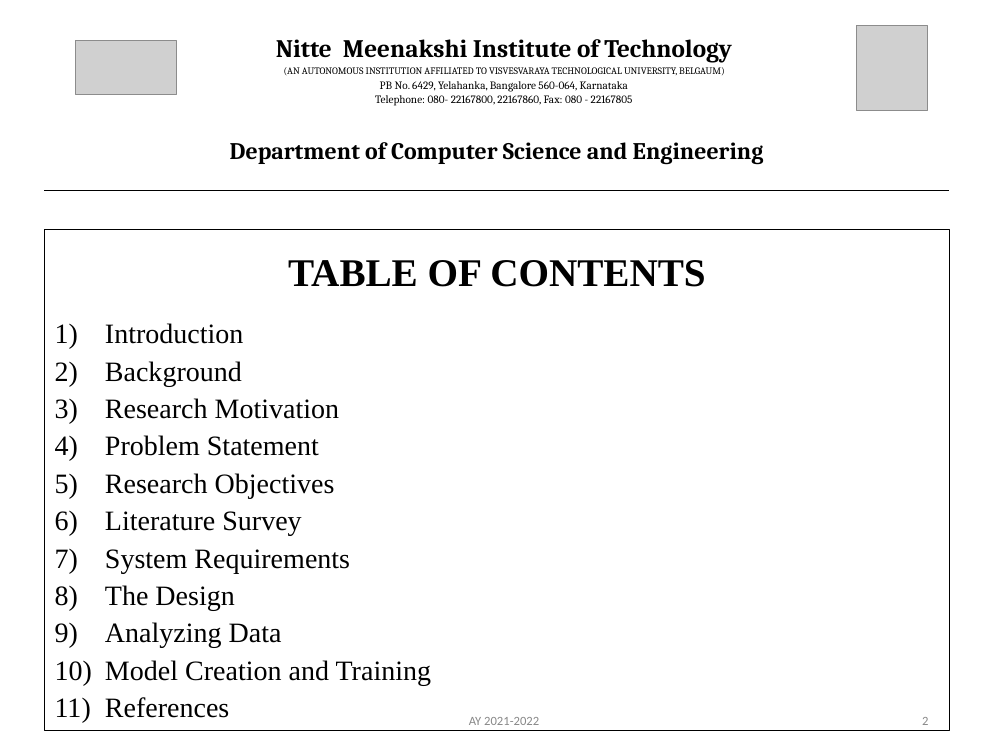
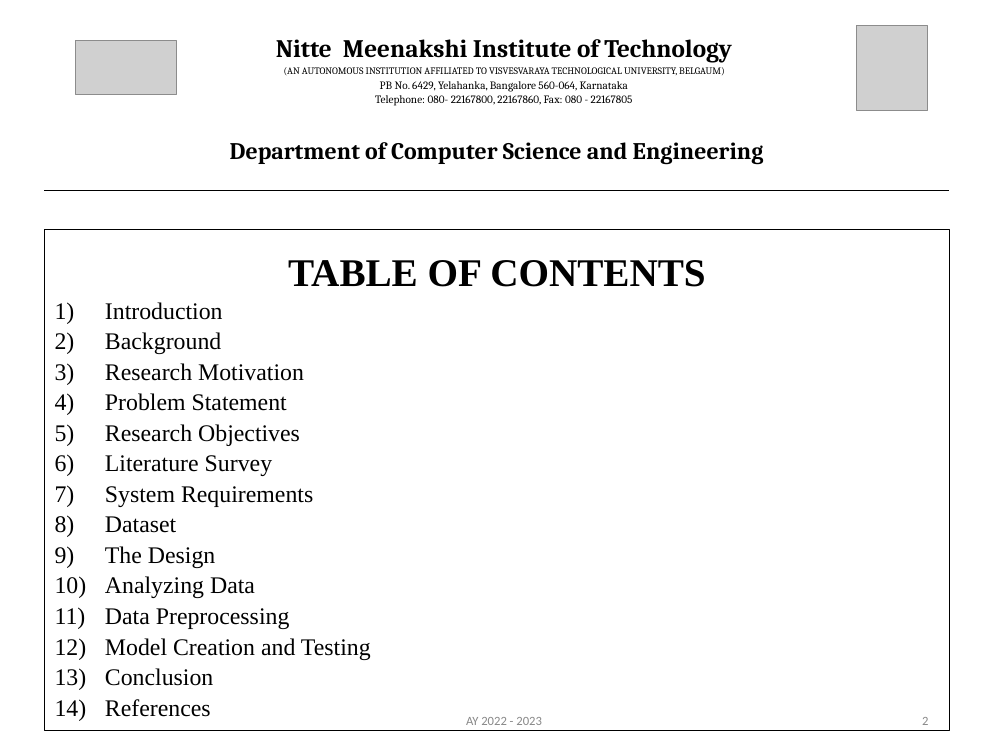
Before and after one commit to Anubhav4380/heartdiseaseprediction, a slide deck: slide 2 of docs/18PCS_36_Final_PPT.pptx. Drawn at 1008x756 pixels with LibreOffice and Linux fonts; fonts in the diff are those of the drawing; grey boxes stand for pictures. Boxes give left, top, right and bottom in pixels: in the first picture for what was removed or moved away, otherwise in the second. Text is boxed around its words. In the diff, an @@ line names an element or a change of style, - is before the commit and + after.

```diff
--- a/docs/18PCS_36_Final_PPT.pptx
+++ b/docs/18PCS_36_Final_PPT.pptx
@@ text at box(105, 302, 313, 717): size 20 to 17 pt in "Introduction", "Background", "Research Motivation", "Problem Statement" and 6 more places; line spacing 0.8 to 0.7 @@
@@ text at box(105, 516, 176, 533): paragraph added @@
+8) Dataset
@@ text at box(105, 608, 371, 686): text changed; size 20 to 17 pt @@
-10) Model Creation and Training
+11) Data Preprocessing
+12) Model Creation and Testing
+13) Conclusion
@@ text at box(466, 717, 542, 725): text changed @@
-AY 2021-2022
+AY 2022 - 2023
```
Also in this commit, not shown: 33 other slides changed, 2 slides added, 7 other files.
